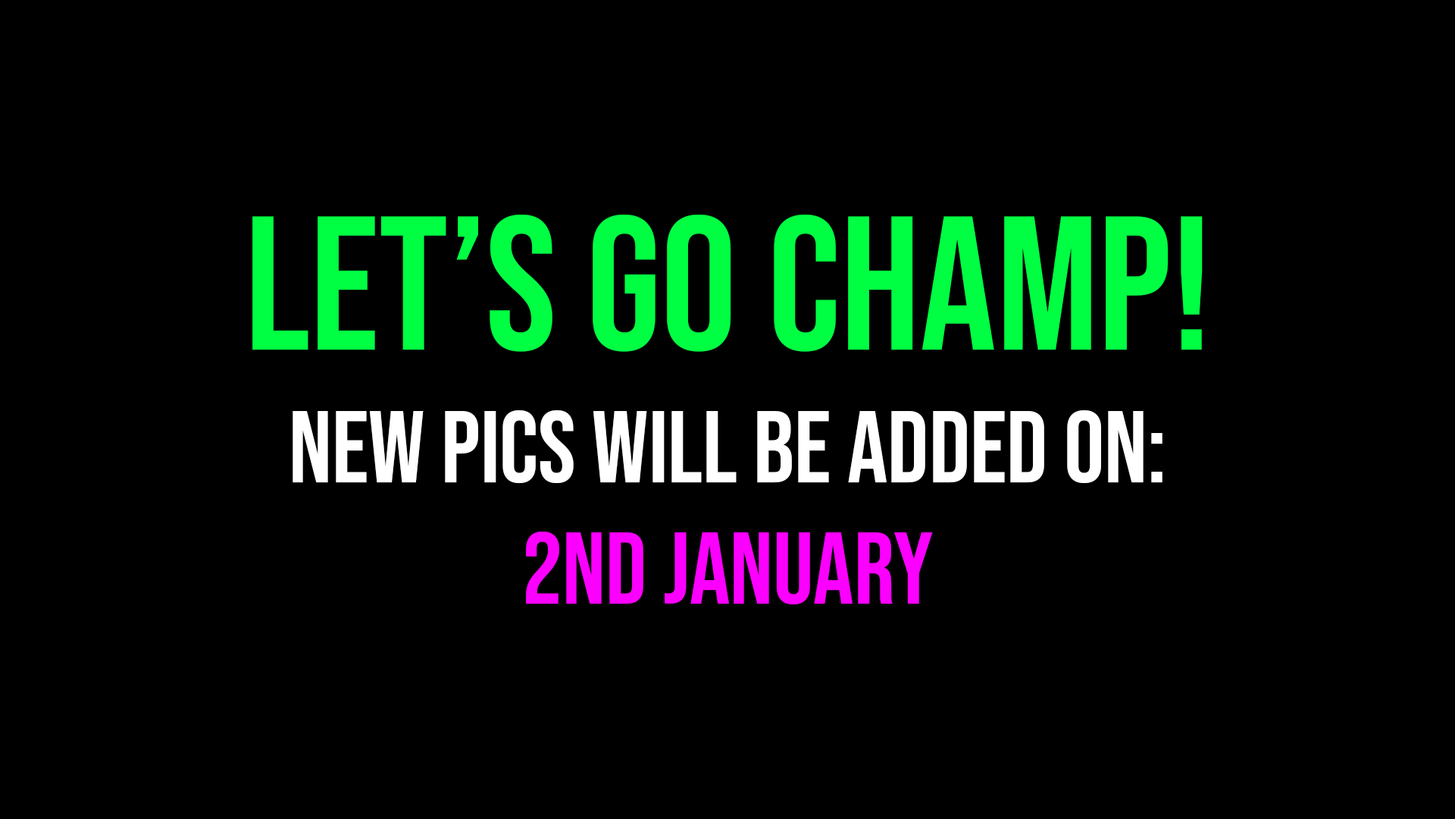
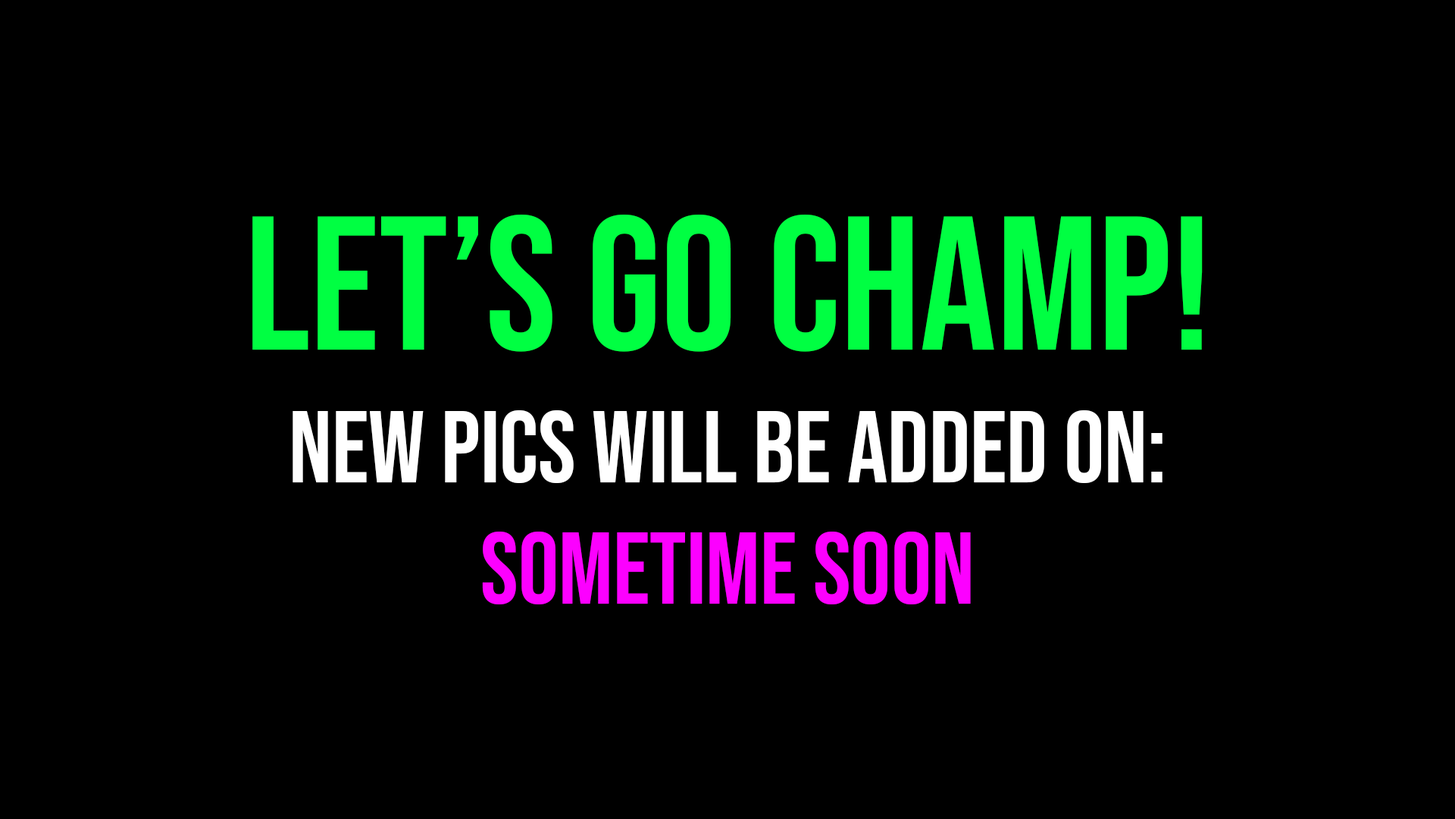
The second (1455, 819) image is a revision of the first. Changes to its layers:
renamed "NEW PICS WILL BE ADDED ON: 2ND JANUARY" to "NEW PICS WILL BE ADDED ON: SOMETIME SOON", painted on it over (482, 531, 971, 605)
